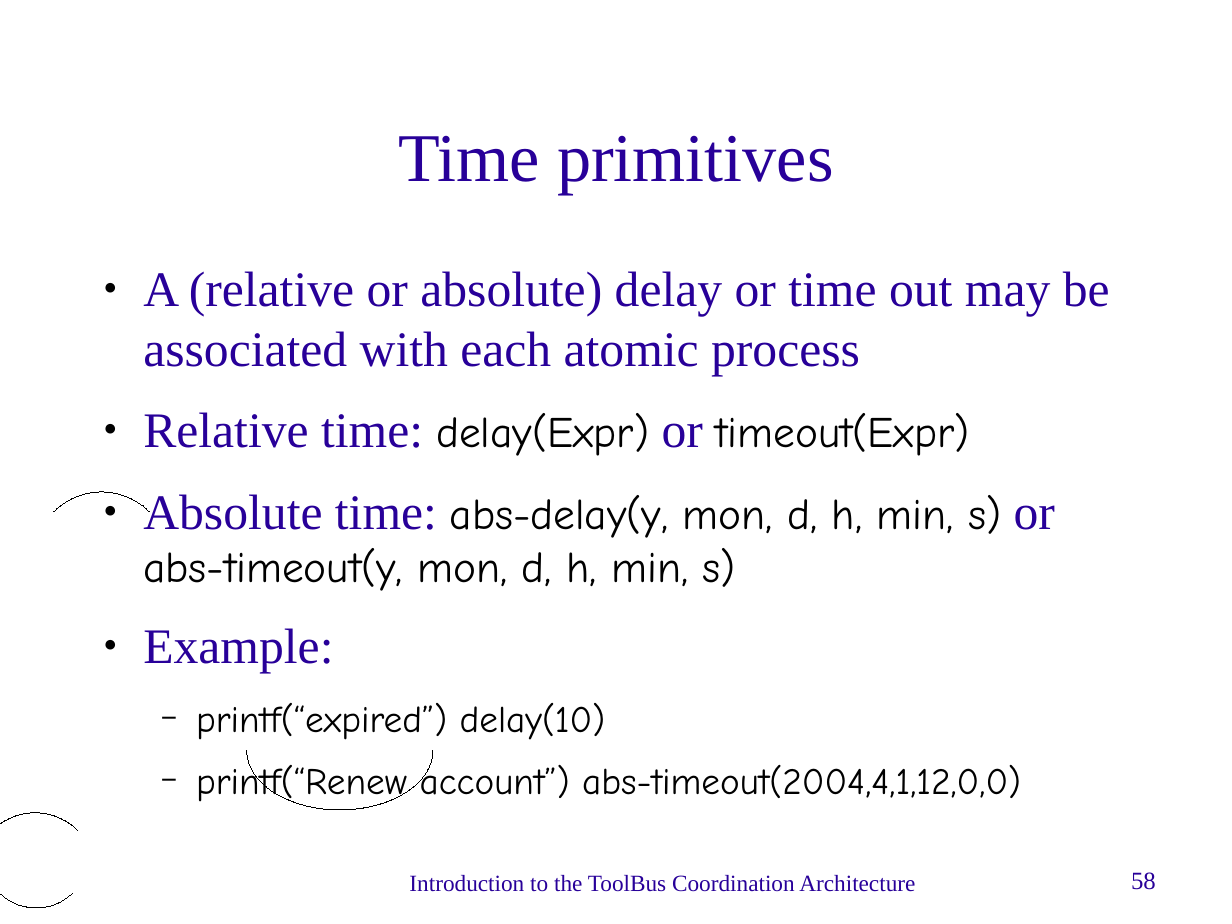
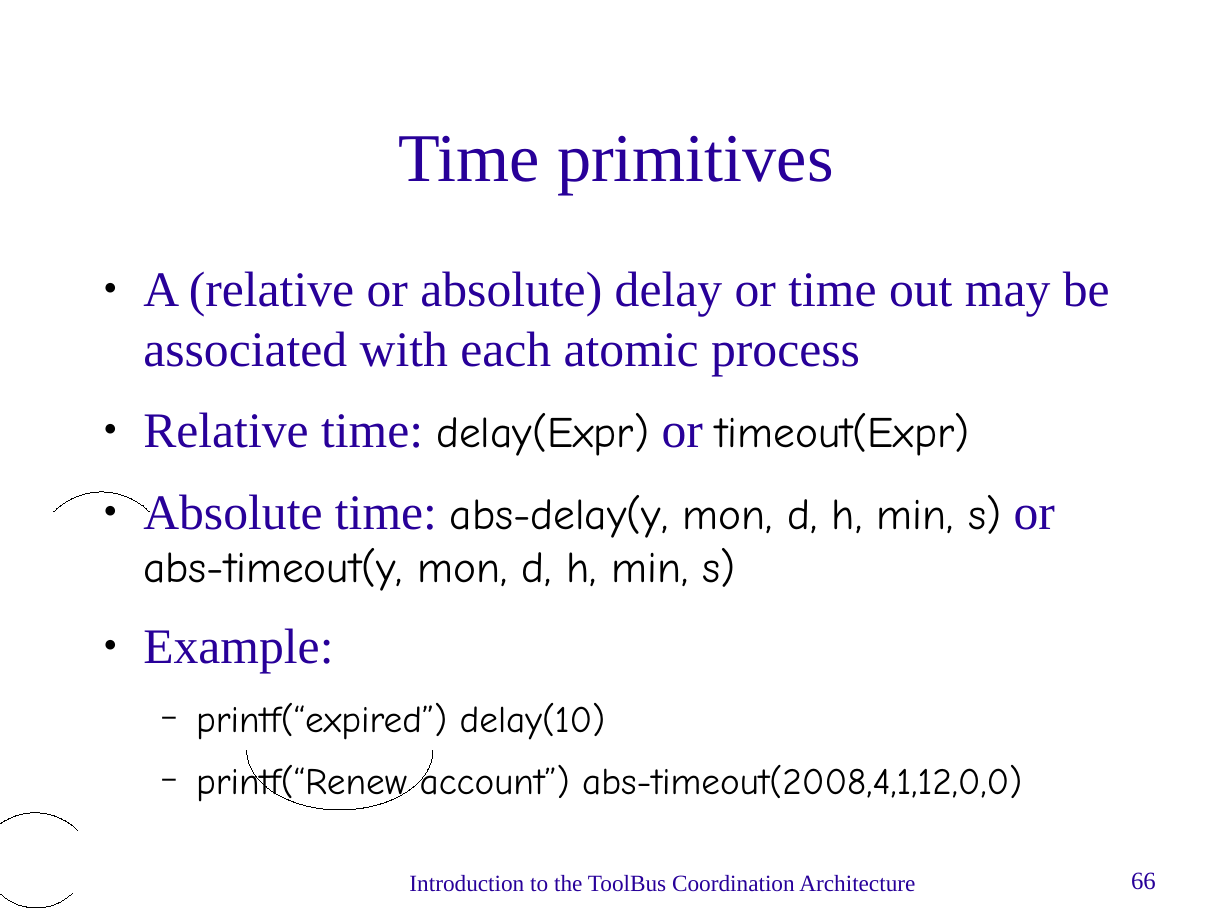
Before and after one commit to cwi-swat/meta-environment, a slide deck: slide 66 of meta-doc/technology/toolbus-intro/toolbus-intro.odp (slide 58 before the commit). Drawn at 1232x924 pixels with LibreOffice and Linux fonts; fonts in the diff are those of the drawing; background and template pictures are left out. Boxes give left, top, right and bottom in pixels: in the first picture for what was removed or moved away, otherwise in the second. Text is boxed around its words. In the diff, an @@ line names an element or a change of style, - is before the commit and + after.

```diff
--- a/meta-doc/technology/toolbus-intro/toolbus-intro.odp
+++ b/meta-doc/technology/toolbus-intro/toolbus-intro.odp
@@ text at bbox=[196, 762, 1022, 806]: text changed @@
-  − printf(“Renew account”) abs-timeout(2004,4,1,12,0,0)
+  − printf(“Renew account”) abs-timeout(2008,4,1,12,0,0)
@@ page number at bbox=[1131, 872, 1156, 890]: text changed @@
-58
+66
```
Also in this commit, not shown: 28 other slides changed, 69 slides added, 5 slides removed, 1 other file.
